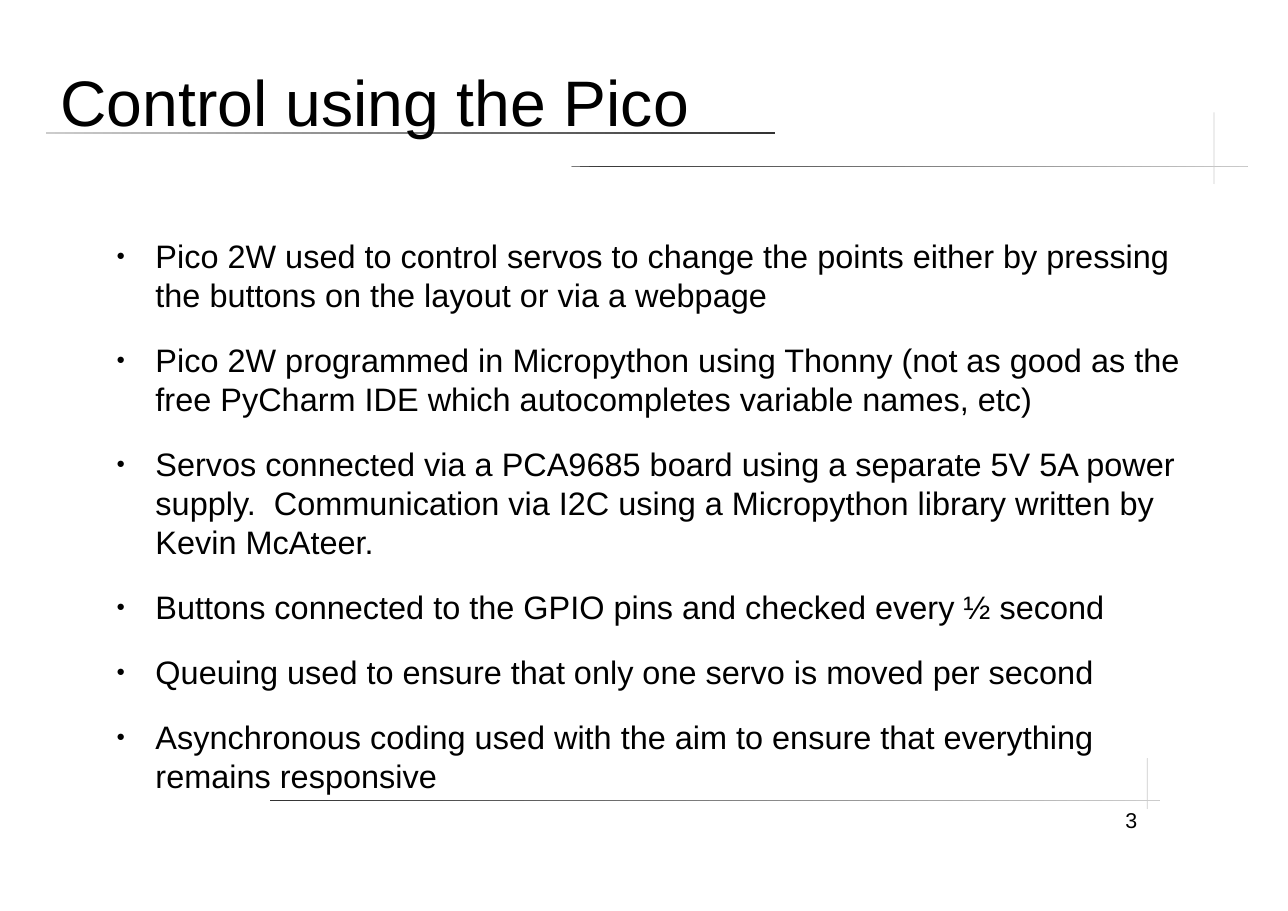
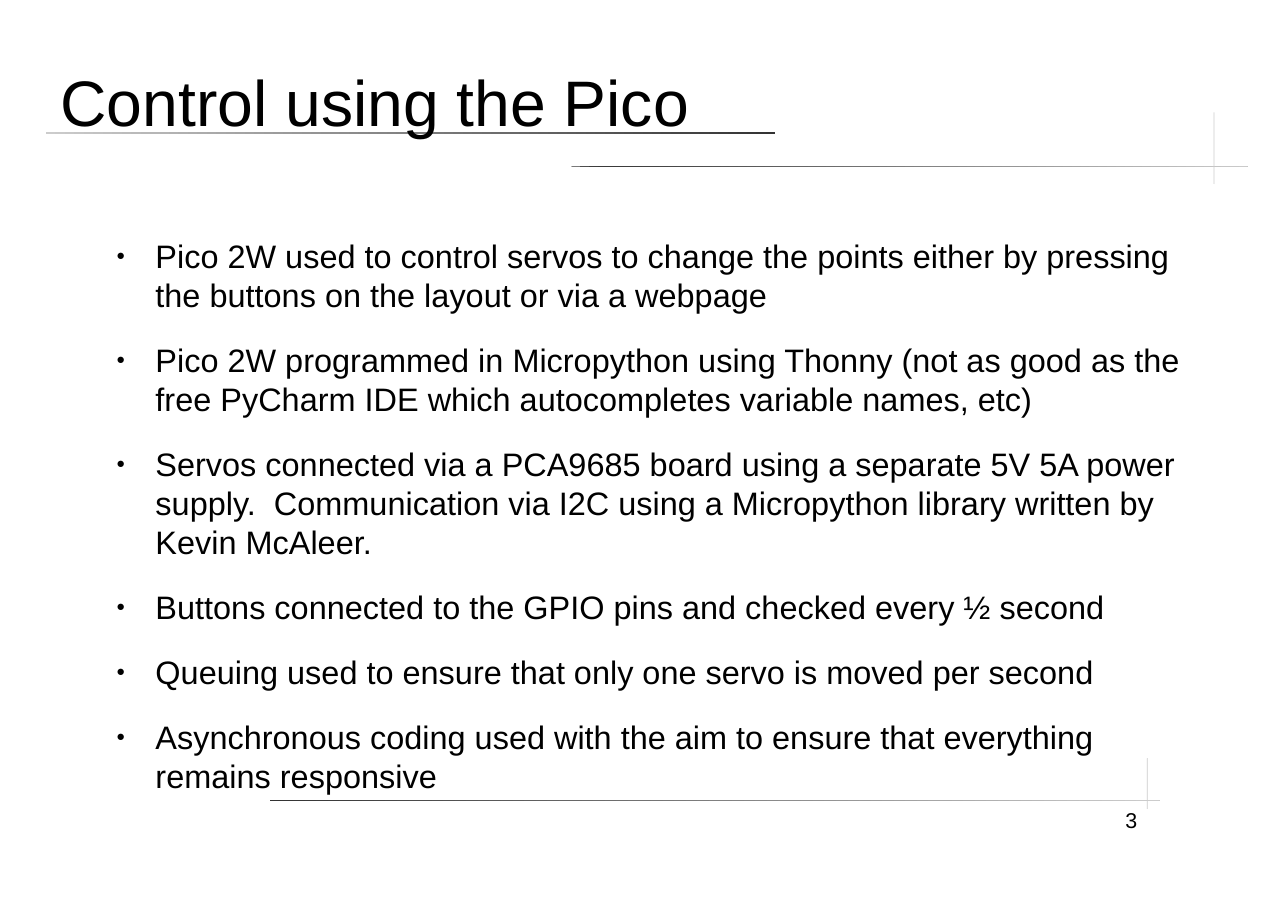
Before and after one commit to hammaman/Pico2W_controlling_Model_Railway, a slide deck: slide 3 of Project details and reflections.odp. Drawn at 1288x911 pixels with LibreOffice and Linux fonts; fonts in the diff are those of the drawing. Boxes give left, top, right and bottom in pixels: in the first picture for what was removed or moved away, otherwise in the second. Text is boxed around its words. In the diff, an @@ line names an element or a change of style, - is before the commit and + after.

Commit message:
Updates

```diff
--- a/Project details and reflections.odp
+++ b/Project details and reflections.odp
@@ text at box(155, 452, 1174, 555): text changed @@
-● Servos connected via a PCA9685 board using a separate 5V 5A power supply. Communication via I2C using a Micropython library written by Kevin McAteer.
+● Servos connected via a PCA9685 board using a separate 5V 5A power supply. Communication via I2C using a Micropython library written by Kevin McAleer.
```
